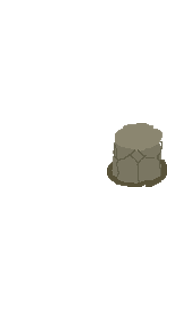
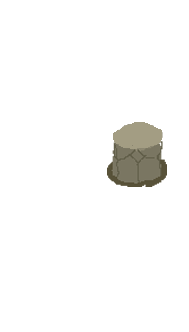
Layer changes from the first 189 x 332 image to the second:
painted on "Layer 3" over <box>113,122,162,149</box>
